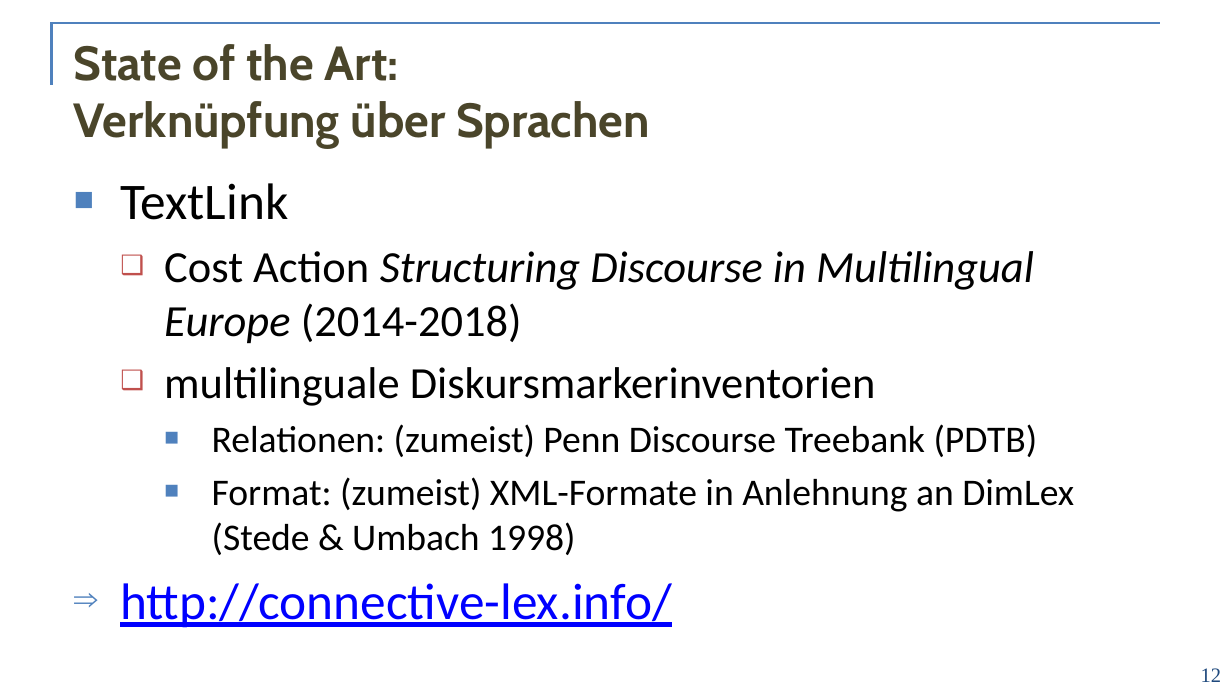
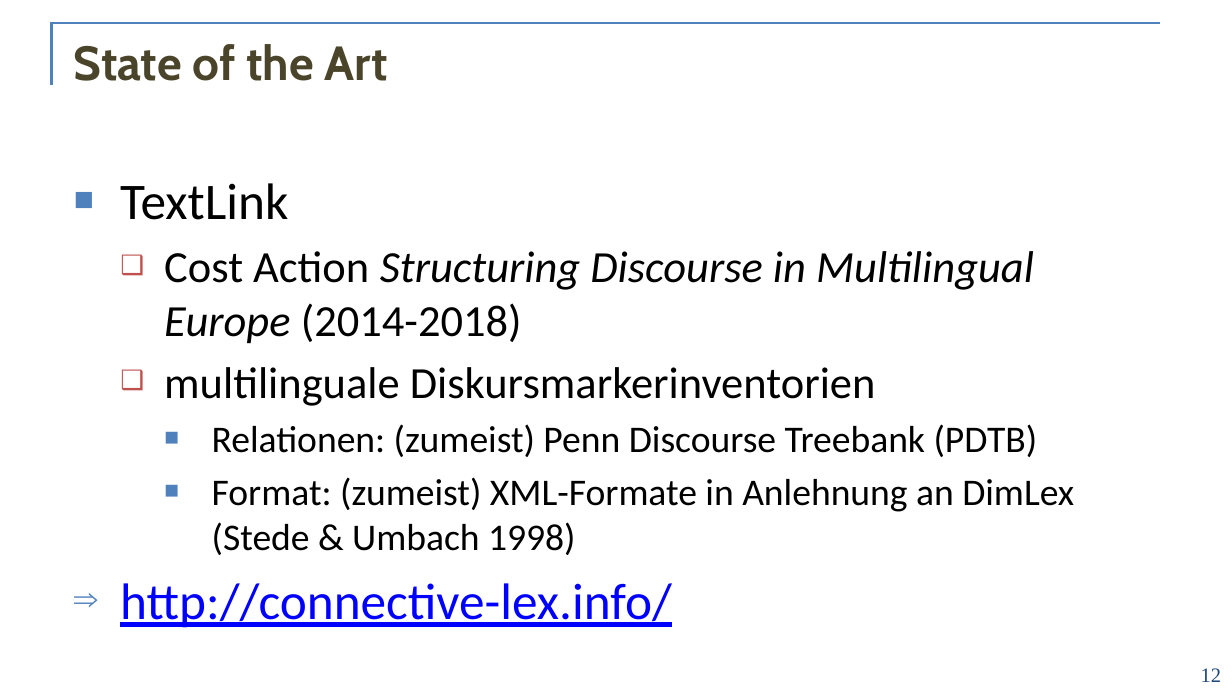
Before and after one commit to acoli-repo/rdf4discourse, a slide deck: slide 12 of doc/vortrag.pptx. Drawn at 1232x693 pixels with LibreOffice and Linux fonts; fonts in the diff are those of the drawing; background and template pictures are left out. Boxes give left, top, right and bottom in pixels: in the first picture for what was removed or moved away, otherwise in the second. Text is boxed around its words. In the diff, an @@ line names an element or a change of style, - is before the commit and + after.

```diff
--- a/doc/vortrag.pptx
+++ b/doc/vortrag.pptx
@@ title at [74, 44, 388, 81]: text changed @@
-State of the Art:
-Verknüpfung über Sprachen
+State of the Art
```
Also in this commit, not shown: 1 other file.
